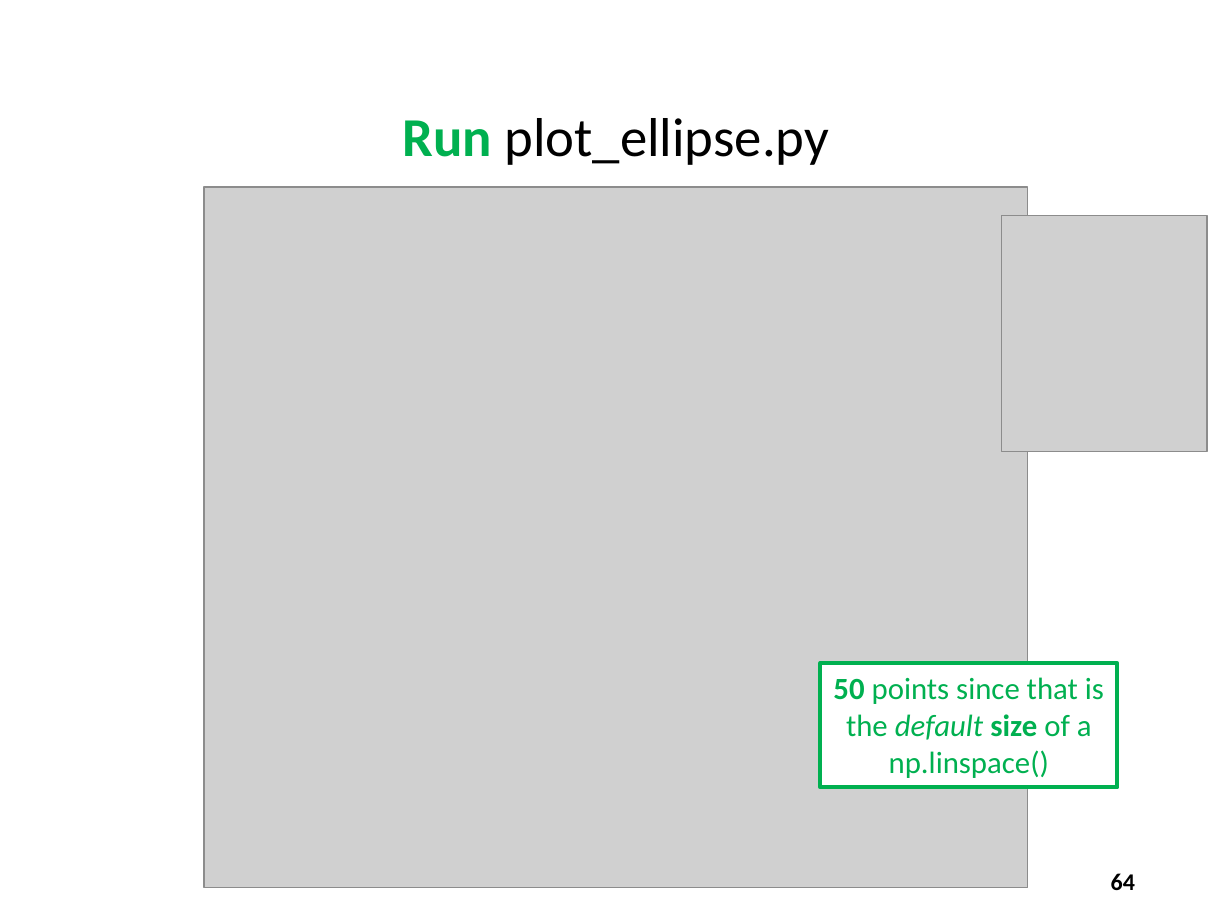
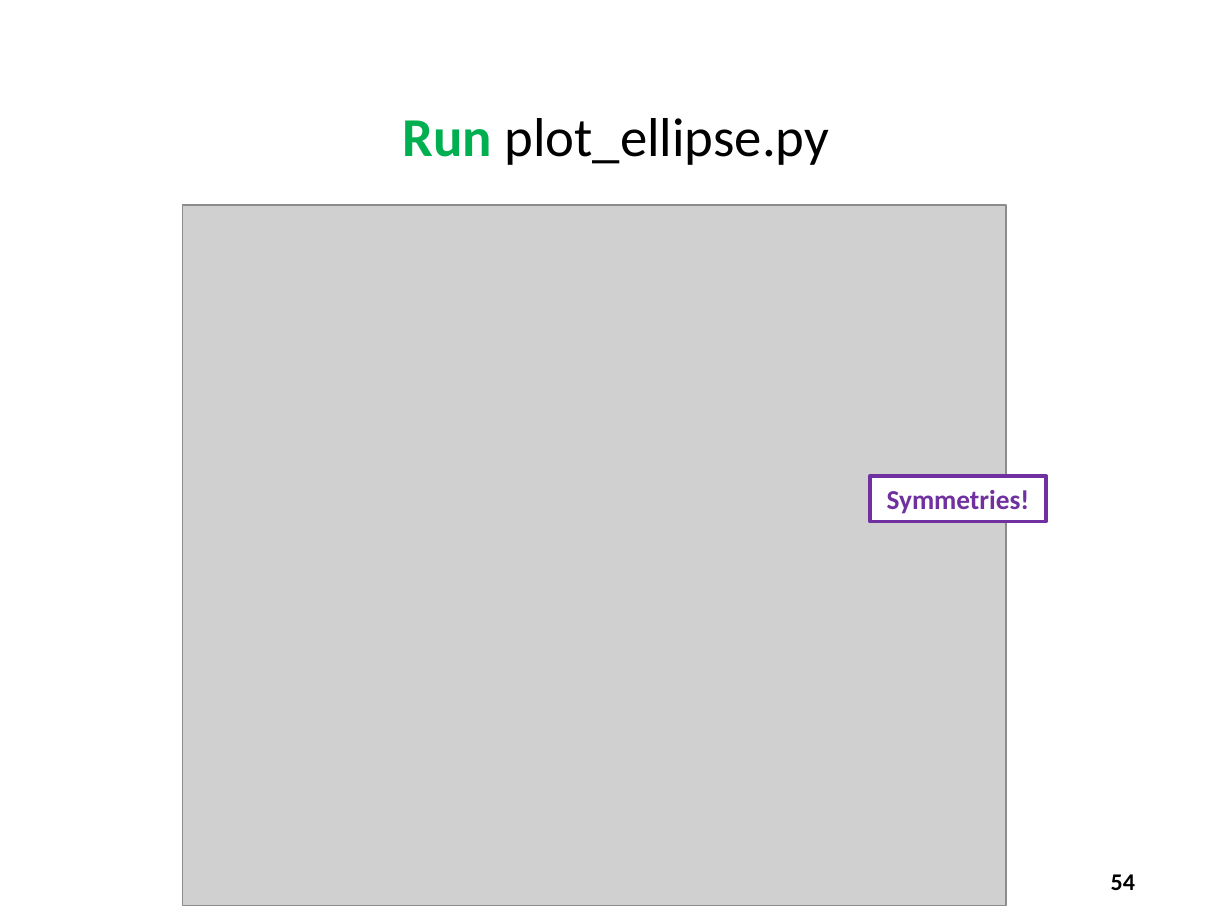
Before and after one commit to dbiersach/scicomp101, a slide deck: slide 54 of Session 05 - Cartesian Graphs and Conic Sections/Session 05 - Cartesian Graphs and Conic Sections.pptx (slide 64 before the commit). Drawn at 1232x924 pixels with LibreOffice and Linux fonts; fonts in the diff are those of the drawing; grey boxes stand for pictures. Boxes give left, top, right and bottom in pixels: in the first picture for what was removed or moved away, otherwise in the second. Text is boxed around its words. In the diff, an @@ line names an element or a change of style, - is before the commit and + after.

Commit message:
Moved trig topics to Session 07

```diff
--- a/Session 05 - Cartesian Graphs and Conic Sections/Session 05 - Cartesian Graphs and Conic Sections.pptx
+++ b/Session 05 - Cartesian Graphs and Conic Sections/Session 05 - Cartesian Graphs and Conic Sections.pptx
@@ picture: place and size @@
-picture at [205,187,1029,888]
+picture at [182,205,1007,906]
@@ picture removed at [1002,216,1207,451] @@
@@ rectangle added at [870,476,1046,521], fill #FFFFFF, outline #7030A0 2.25 pt, 16 pt, text #7030A0, bold @@
+Symmetries!
@@ rectangle removed at [821,663,1117,787] @@
-50 points since that is the default size of a np.linspace()
@@ page number at [1111,874,1135,890]: text changed @@
-64
+54
```
Also in this commit, not shown: 10 other slides changed, 2 slides added, 29 slides removed.
